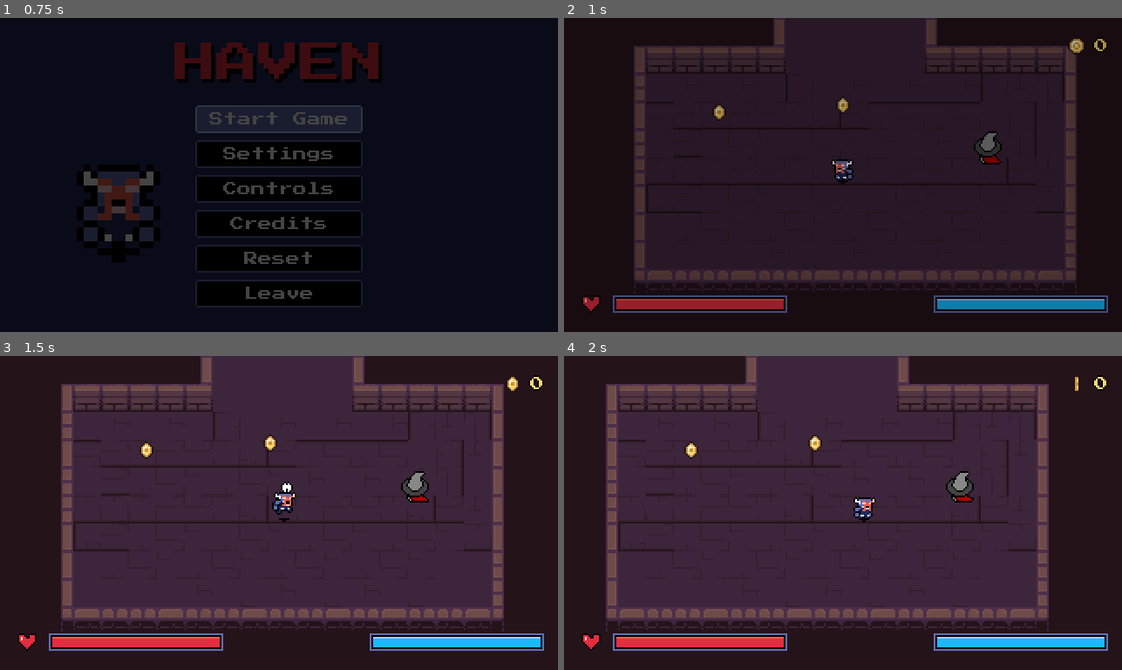
Above: before the commit, frames 1-4 (two rows, left to right).
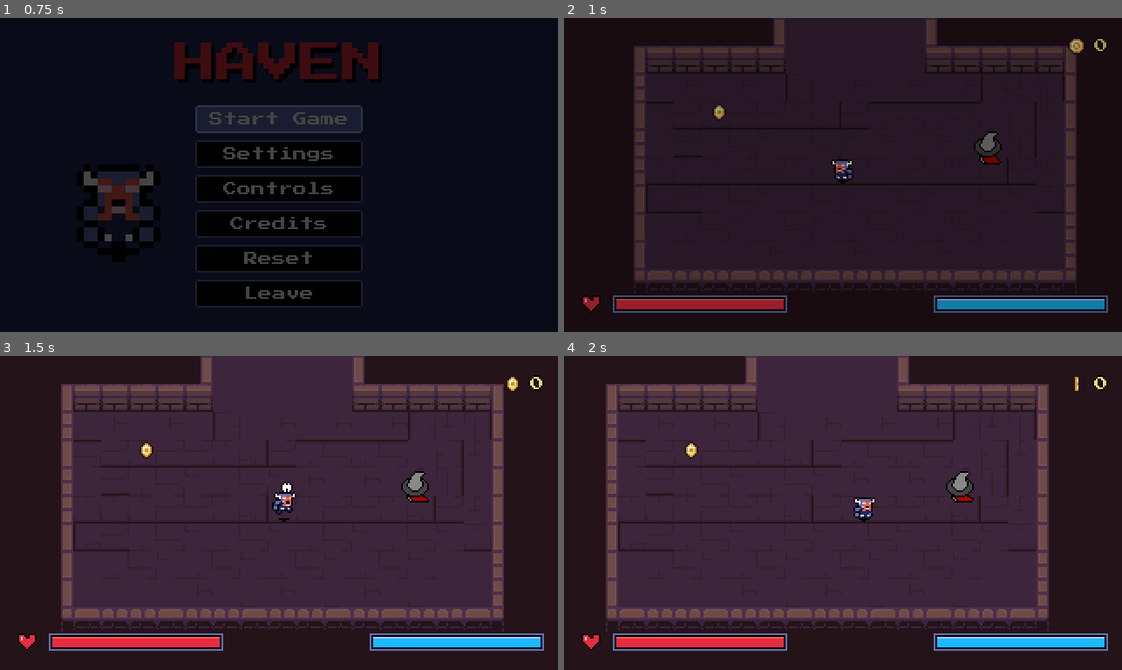
Above: after the commit, the same moments.

Repository: DaEpickid540/haven-2026
Game: Godot game, scene res://Scenes/main.tscn
Same seed, same stepped clock (60 frames per second), same inputs: the game is played once before the commit and once after it.
Inputs (mouse positions are in pixels of both pictures, inside the frame that each line leads up to):
- Up to frame 1 (0.75 s): click "Start Game" at 0.5 s
- Up to frame 2 (1 s): no input
- Up to frame 3 (1.5 s): move the mouse to (401, 497) at 1.27 s; hold Right (right) from 1.28 s (still down); tap F (attack) at 1.35 s; click (401, 497) at 1.42 s
- Up to frame 4 (2 s): keep holding Right (right)

Frame 1 is identical in both runs. In frame 2, less than 0.1% of the frame differs, in the area x 49-51%, y 25-30%; in frame 3, less than 0.1%, in the area x 47-50%, y 25-30%; in frame 4, less than 0.1%.

Commit message:
Minor fix (FINAL from my acc)

Diff:
--- a/Scenes/dunegon_hub.tscn
+++ b/Scenes/dunegon_hub.tscn
@@ -159,9 +159,6 @@
 
 [node name="Coins" type="Node2D" parent="." unique_id=540540695]
 
-[node name="Coin" parent="Coins" unique_id=685441500 instance=ExtResource("10_prlfk")]
-position = Vector2(161, 50)
-
 [node name="Coin2" parent="Coins" unique_id=313324363 instance=ExtResource("10_prlfk")]
 position = Vector2(90, 54)
 
